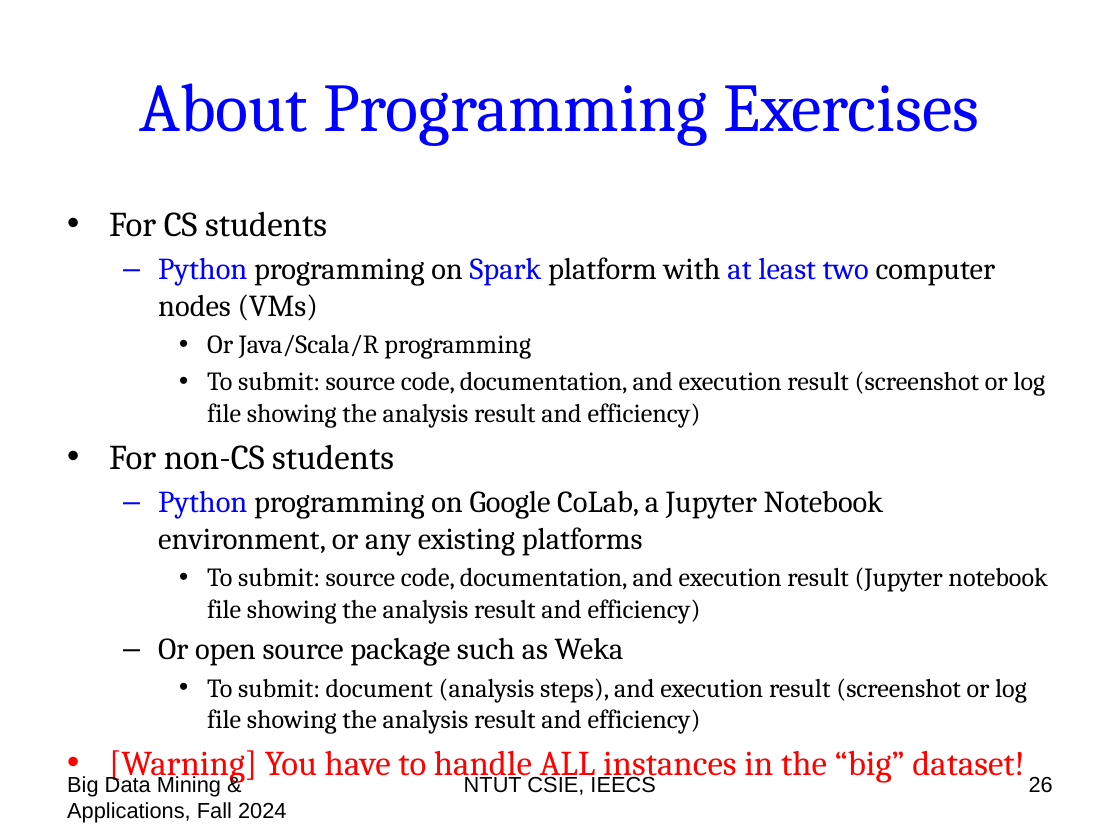
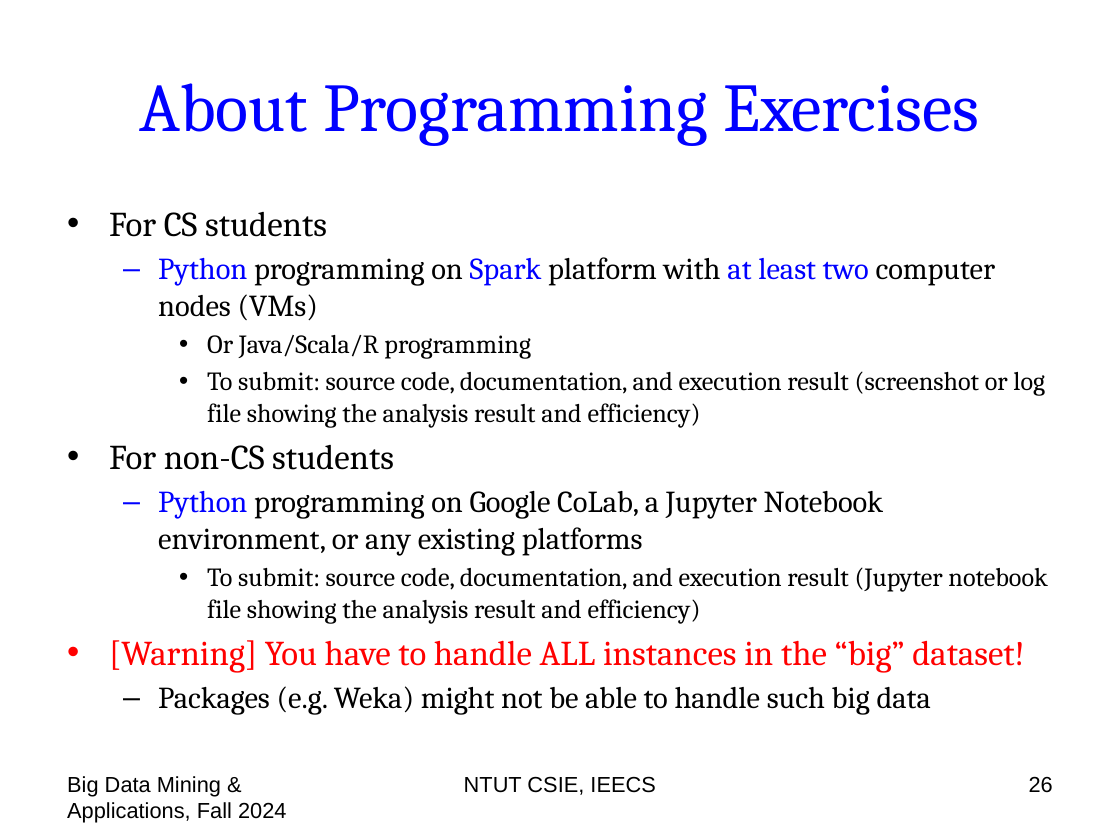
Before and after one commit to chriswjh/chriswjh.github.io, a slide deck: slide 26 of BDM/00-overview.pptx. Drawn at 1120x840 pixels with LibreOffice and Linux fonts; fonts in the diff are those of the drawing. Boxes give left, top, right and bottom in pixels: in the first picture for what was removed or moved away, otherwise in the second. Text is boxed around its words. In the diff, an @@ line names an element or a change of style, - is before the commit and + after.

```diff
--- a/BDM/00-overview.pptx
+++ b/BDM/00-overview.pptx
@@ text at bbox=[158, 638, 1027, 734]: paragraphs removed @@
-  – Or open source package such as Weka
-    • To submit: document (analysis steps), and execution result (screenshot or log file showing the analysis result and efficiency)
@@ text at bbox=[158, 686, 931, 715]: paragraph added @@
+  – Packages (e.g. Weka) might not be able to handle such big data
```
Also in this commit, not shown: 12 other slides changed, 1 other file.
